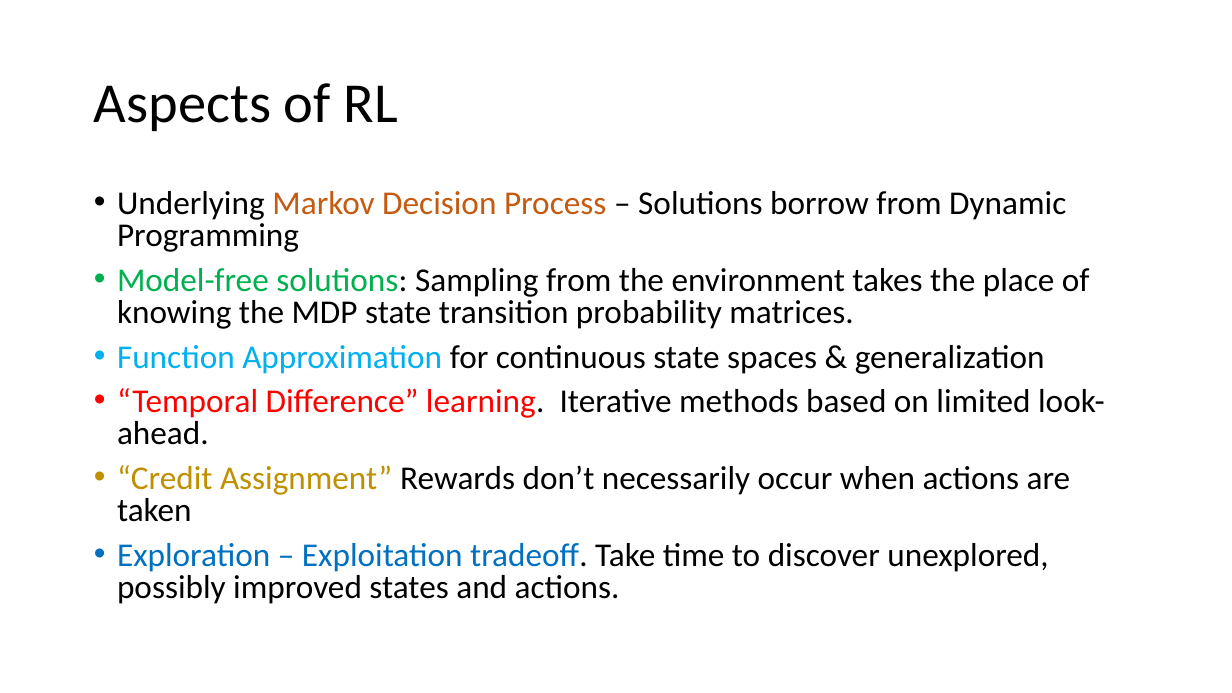
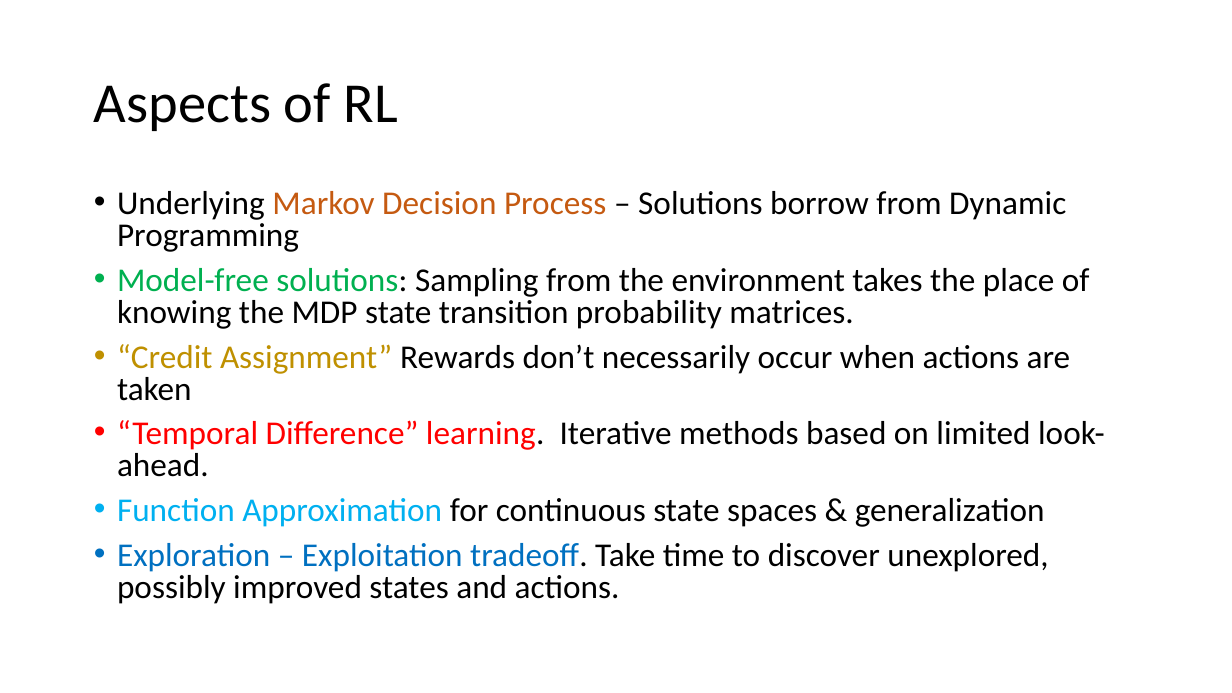
Before and after one commit to microsoft/ICSE2019, a slide deck: slide 9 of Rlearning/RL_ICSE.pptx. Drawn at 1232x693 pixels with LibreOffice and Linux fonts; fonts in the diff are those of the drawing. Boxes give left, top, right and bottom in pixels: in the first picture for what was removed or moved away, otherwise in the second. Text is boxed around its words. In the diff, an @@ line names an element or a change of style, - is before the commit and + after.

```diff
--- a/Rlearning/RL_ICSE.pptx
+++ b/Rlearning/RL_ICSE.pptx
@@ text at box(117, 344, 1105, 477): paragraphs added @@
+• “Credit Assignment” Rewards don’t necessarily occur when actions are taken
+• “Temporal Difference” learning. Iterative methods based on limited look-ahead.
@@ text at box(117, 388, 1105, 522): paragraphs removed @@
-• “Temporal Difference” learning. Iterative methods based on limited look-ahead.
-• “Credit Assignment” Rewards don’t necessarily occur when actions are taken
```
Also in this commit, not shown: 7 other slides changed, 2 slides added, 2 slides removed.
